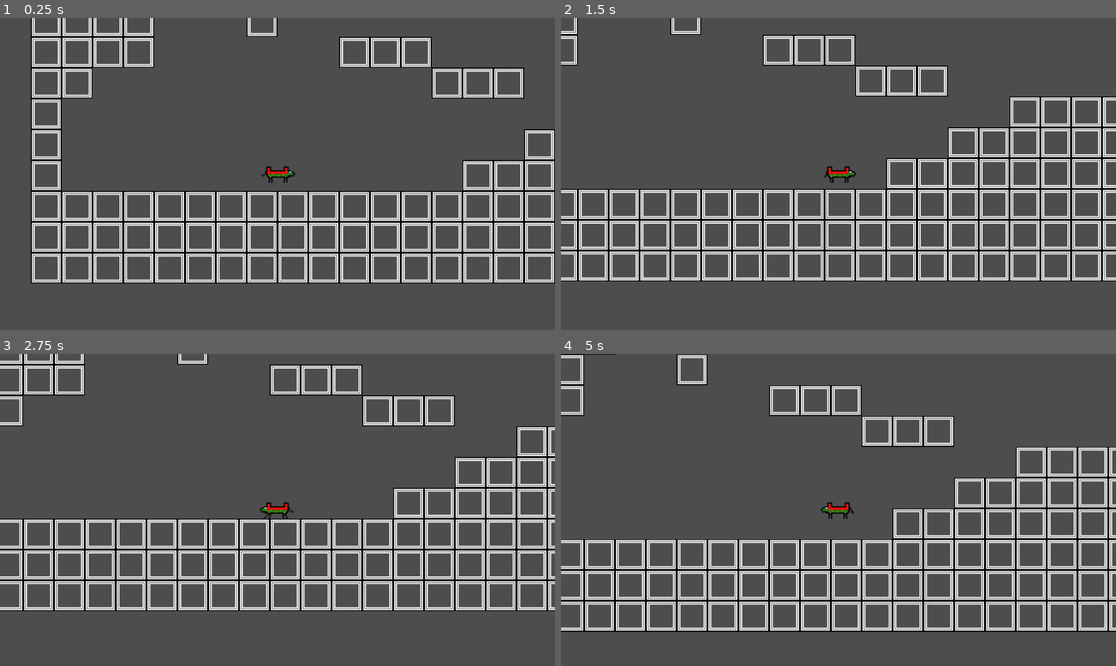
Above: before the commit, frames 1-4 (two rows, left to right).
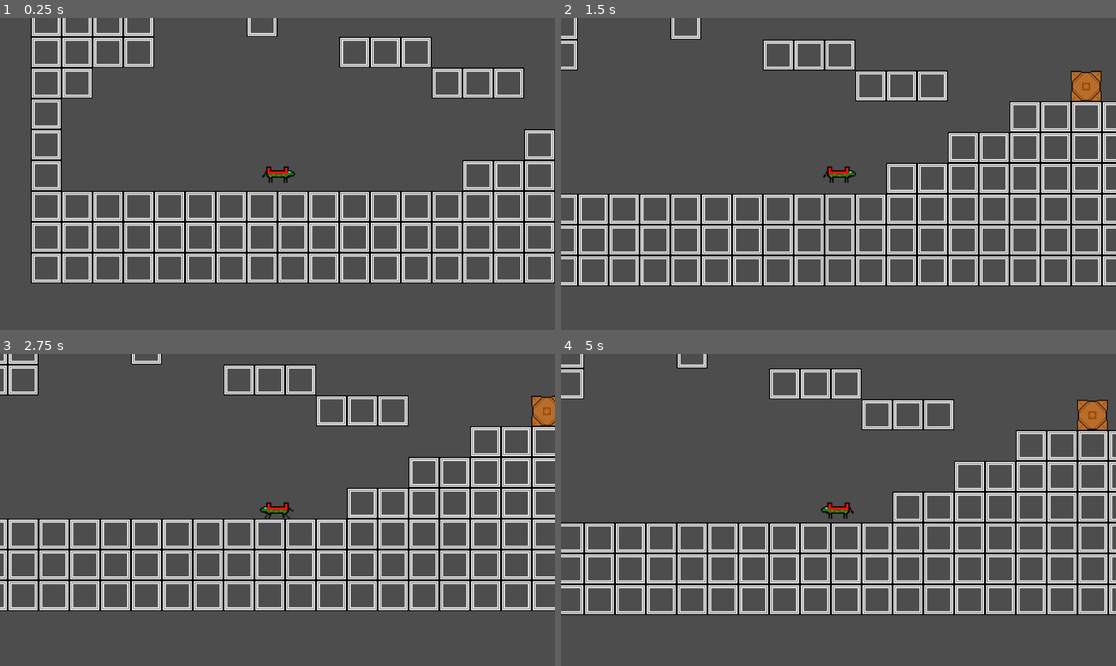
Above: after the commit, the same moments.

Repository: JonasPuettmann/25704_delivery_game
Game: Godot game, scene res://25704_delivery_game.tscn
Two runs of this game, one before a commit and one after it. Both use one fixed random seed, a clock stepped at 60 frames per second and the inputs below.
Inputs:
- Up to frame 1 (0.25 s): no input
- Up to frame 2 (1.5 s): tap Enter (ui_accept) at 0.5, 1.35 s; hold Enter (ui_accept) 0.53-1.28 s; hold Right (ui_right) from 0.53 s (still down)
- Up to frame 3 (2.75 s): tap Enter (ui_accept) at 1.52, 1.82 s; release Right (ui_right) at 2.03 s; hold Left (ui_left) from 2.03 s (still down); hold Enter (ui_accept) from 2.03 s (still down)
- Up to frame 4 (5 s): release Left (ui_left) at 2.78 s; release Enter (ui_accept) at 2.78 s; hold Right (ui_right) 2.78-4.28 s; tap Enter (ui_accept) at 2.85, 3.02, 3.32, 4.35, 4.52, 4.82 s; hold Enter (ui_accept) 3.53-4.28 s; hold Left (ui_left) from 4.28 s (still down)

The runs differ from the first frame. In frame 1, less than 0.1% of the frame differs, in the area x 47-53%, y 48-52%; in frame 2, 15%; in frame 3, 20%; in frame 4, 23%, in the area x 0-100%, y 0-90%.

Commit message:
added jump animation and boxes

Diff:
--- a/25704_delivery_game/25704_delivery_game.tscn
+++ b/25704_delivery_game/25704_delivery_game.tscn
@@ -1,9 +1,11 @@
-[gd_scene load_steps=23 format=3 uid="uid://r2oocmp3yrgk"]
+[gd_scene load_steps=33 format=3 uid="uid://r2oocmp3yrgk"]
 
 [ext_resource type="Script" path="res://player.gd" id="1_dw4lv"]
 [ext_resource type="Texture2D" uid="uid://bqfp6ljhf70b3" path="res://lizard_default.png" id="1_e524r"]
 [ext_resource type="Texture2D" uid="uid://mgm3guvp8h0s" path="res://lizard_walking.png" id="2_6et2b"]
+[ext_resource type="Texture2D" uid="uid://ds4vgsleeq03h" path="res://lizard_jump.png" id="3_7atuf"]
 [ext_resource type="Texture2D" uid="uid://bteud4uuaeyog" path="res://tile_collision .png" id="4_semuh"]
+[ext_resource type="PackedScene" uid="uid://cvng1j71cl8tp" path="res://box.tscn" id="6_d8m0i"]
 
 [sub_resource type="AtlasTexture" id="AtlasTexture_o1bwl"]
 atlas = ExtResource("1_e524r")
@@ -40,6 +42,38 @@
 [sub_resource type="AtlasTexture" id="AtlasTexture_c2xdb"]
 atlas = ExtResource("1_e524r")
 region = Rect2(0, 0, 64, 64)
+
+[sub_resource type="AtlasTexture" id="AtlasTexture_cbwnm"]
+atlas = ExtResource("3_7atuf")
+region = Rect2(0, 0, 64, 64)
+
+[sub_resource type="AtlasTexture" id="AtlasTexture_ydb24"]
+atlas = ExtResource("3_7atuf")
+region = Rect2(64, 0, 64, 64)
+
+[sub_resource type="AtlasTexture" id="AtlasTexture_4wtie"]
+atlas = ExtResource("3_7atuf")
+region = Rect2(128, 0, 64, 64)
+
+[sub_resource type="AtlasTexture" id="AtlasTexture_sx1m2"]
+atlas = ExtResource("3_7atuf")
+region = Rect2(0, 64, 64, 64)
+
+[sub_resource type="AtlasTexture" id="AtlasTexture_v58we"]
+atlas = ExtResource("3_7atuf")
+region = Rect2(64, 64, 64, 64)
+
+[sub_resource type="AtlasTexture" id="AtlasTexture_cibq3"]
+atlas = ExtResource("3_7atuf")
+region = Rect2(128, 64, 64, 64)
+
+[sub_resource type="AtlasTexture" id="AtlasTexture_8ne07"]
+atlas = ExtResource("3_7atuf")
+region = Rect2(0, 128, 64, 64)
+
+[sub_resource type="AtlasTexture" id="AtlasTexture_cpadt"]
+atlas = ExtResource("3_7atuf")
+region = Rect2(64, 128, 64, 64)
 
 [sub_resource type="AtlasTexture" id="AtlasTexture_cybef"]
 atlas = ExtResource("2_6et2b")
@@ -97,6 +131,35 @@
 }, {
 "frames": [{
 "duration": 1.0,
+"texture": SubResource("AtlasTexture_cbwnm")
+}, {
+"duration": 1.0,
+"texture": SubResource("AtlasTexture_ydb24")
+}, {
+"duration": 1.0,
+"texture": SubResource("AtlasTexture_4wtie")
+}, {
+"duration": 1.0,
+"texture": SubResource("AtlasTexture_sx1m2")
+}, {
+"duration": 1.0,
+"texture": SubResource("AtlasTexture_v58we")
+}, {
+"duration": 1.0,
+"texture": SubResource("AtlasTexture_cibq3")
+}, {
+"duration": 1.0,
+"texture": SubResource("AtlasTexture_8ne07")
+}, {
+"duration": 1.0,
+"texture": SubResource("AtlasTexture_cpadt")
+}],
+"loop": false,
+"name": &"jumping",
+"speed": 10.0
+}, {
+"frames": [{
+"duration": 1.0,
 "texture": SubResource("AtlasTexture_cybef")
 }, {
 "duration": 1.0,
@@ -139,6 +202,7 @@
 [node name="AnimatedSprite2D" type="AnimatedSprite2D" parent="player"]
 scale = Vector2(1.3, 1.3)
 sprite_frames = SubResource("SpriteFrames_gutdb")
+animation = &"jumping"
 
 [node name="CollisionShape2D" type="CollisionShape2D" parent="player"]
 position = Vector2(2.5, 2.5)
@@ -152,3 +216,6 @@
 collision_animatable = true
 format = 2
 layer_0/tile_data = PackedInt32Array(131070, 2, 0, 131071, 2, 0, 65536, 2, 0, 65537, 2, 0, 196606, 2, 0, 196607, 2, 0,  …(2230 unchanged characters)…
+
+[node name="box" parent="." instance=ExtResource("6_d8m0i")]
+position = Vector2(799, -159)
--- /dev/null
+++ b/25704_delivery_game/box.gd
@@ -0,0 +1,16 @@
+extends Node2D
+var box_number = 1
+
+# Called when the node enters the scene tree for the first time.
+func _ready():
+	pass # Replace with function body.
+
+
+# Called every frame. 'delta' is the elapsed time since the previous frame.
+func _process(delta):
+	pass
+
+
+func _on_area_2d_body_entered(body):
+	if body.name == "player":
+		pass
--- /dev/null
+++ b/25704_delivery_game/box.tscn
@@ -0,0 +1,74 @@
+[gd_scene load_steps=9 format=3 uid="uid://cvng1j71cl8tp"]
+
+[ext_resource type="Script" path="res://box.gd" id="1_8rqvx"]
+[ext_resource type="Texture2D" uid="uid://sghv6alkng4d" path="res://box.png" id="2_y7kvg"]
+
+[sub_resource type="AtlasTexture" id="AtlasTexture_wqs5k"]
+atlas = ExtResource("2_y7kvg")
+region = Rect2(0, 0, 64, 64)
+
+[sub_resource type="AtlasTexture" id="AtlasTexture_kqgr0"]
+atlas = ExtResource("2_y7kvg")
+region = Rect2(64, 0, 64, 64)
+
+[sub_resource type="AtlasTexture" id="AtlasTexture_mkqba"]
+atlas = ExtResource("2_y7kvg")
+region = Rect2(0, 64, 64, 64)
+
+[sub_resource type="AtlasTexture" id="AtlasTexture_ist38"]
+atlas = ExtResource("2_y7kvg")
+region = Rect2(64, 64, 64, 64)
+
+[sub_resource type="SpriteFrames" id="SpriteFrames_u7gw5"]
+animations = [{
+"frames": [{
+"duration": 1.0,
+"texture": SubResource("AtlasTexture_wqs5k")
+}],
+"loop": true,
+"name": &"box_1",
+"speed": 0.0
+}, {
+"frames": [{
+"duration": 1.0,
+"texture": SubResource("AtlasTexture_kqgr0")
+}],
+"loop": true,
+"name": &"box_2",
+"speed": 0.0
+}, {
+"frames": [{
+"duration": 1.0,
+"texture": SubResource("AtlasTexture_mkqba")
+}],
+"loop": true,
+"name": &"box_3",
+"speed": 0.0
+}, {
+"frames": [{
+"duration": 1.0,
+"texture": SubResource("AtlasTexture_ist38")
+}],
+"loop": true,
+"name": &"box_4",
+"speed": 0.0
+}]
+
+[sub_resource type="RectangleShape2D" id="RectangleShape2D_81jwc"]
+size = Vector2(71, 67)
+
+[node name="box" type="Node2D"]
+script = ExtResource("1_8rqvx")
+
+[node name="AnimatedSprite2D" type="AnimatedSprite2D" parent="."]
+sprite_frames = SubResource("SpriteFrames_u7gw5")
+animation = &"box_1"
+autoplay = "box_1"
+
+[node name="Area2D" type="Area2D" parent="."]
+
+[node name="CollisionShape2D" type="CollisionShape2D" parent="Area2D"]
+position = Vector2(0.5, 0.5)
+shape = SubResource("RectangleShape2D_81jwc")
+
+[connection signal="body_entered" from="Area2D" to="." method="_on_area_2d_body_entered"]
--- a/25704_delivery_game/player.gd
+++ b/25704_delivery_game/player.gd
@@ -33,11 +33,12 @@
 		#print(jump_height)
 		if jump_height < MAX_JUMP_VELOCITY:
 			jump_height = MAX_JUMP_VELOCITY
-		if jump_height > -200:
-			jump_height = -200
+		if jump_height > -350:
+			jump_height = -350
 
-	if Input.is_action_just_released("ui_accept") and is_on_floor() or Input.is_action_just_released("ui_accept")and floor_timer > 0:
+	if Input.is_action_just_released("ui_accept") and is_on_floor() or Input.is_action_just_released("ui_accept") and floor_timer > 0:
 		velocity.y = jump_height
+		anim.play("jumping")
 		jump_height = 0
 		floor_timer = 0
 
Binary file added: 25704_delivery_game/box.png
Not shown, added: 25704_delivery_game/box.png.import
Binary file added: 25704_delivery_game/lizard_jump.png
Not shown, added: 25704_delivery_game/lizard_jump.png.import
